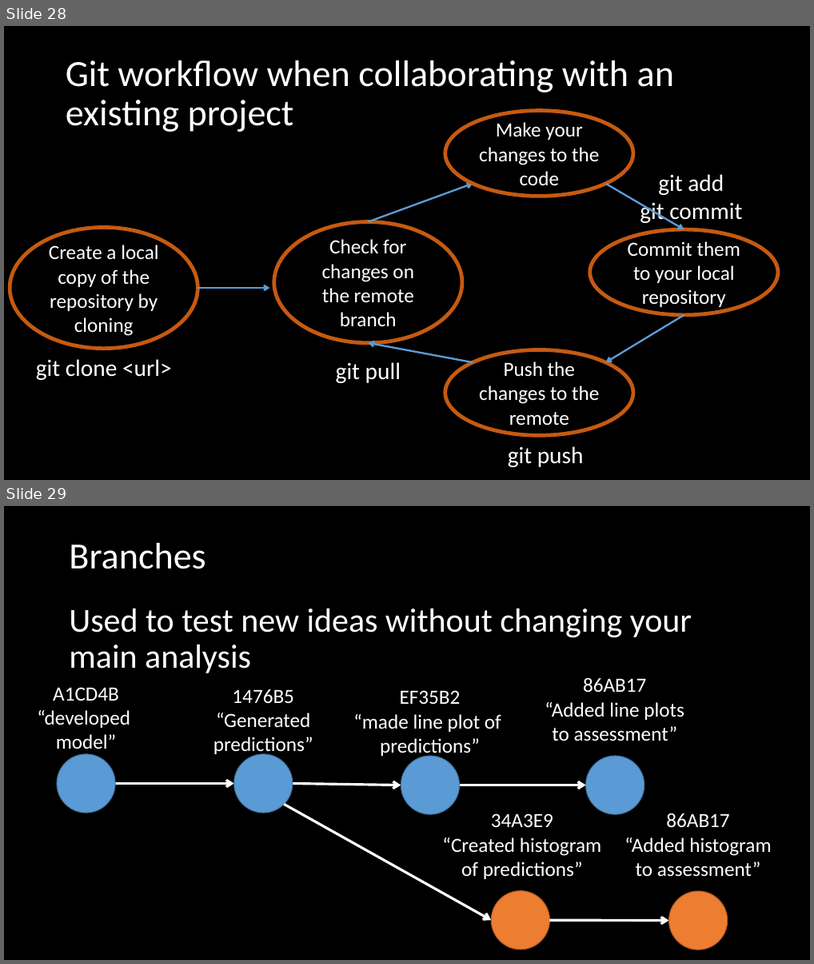
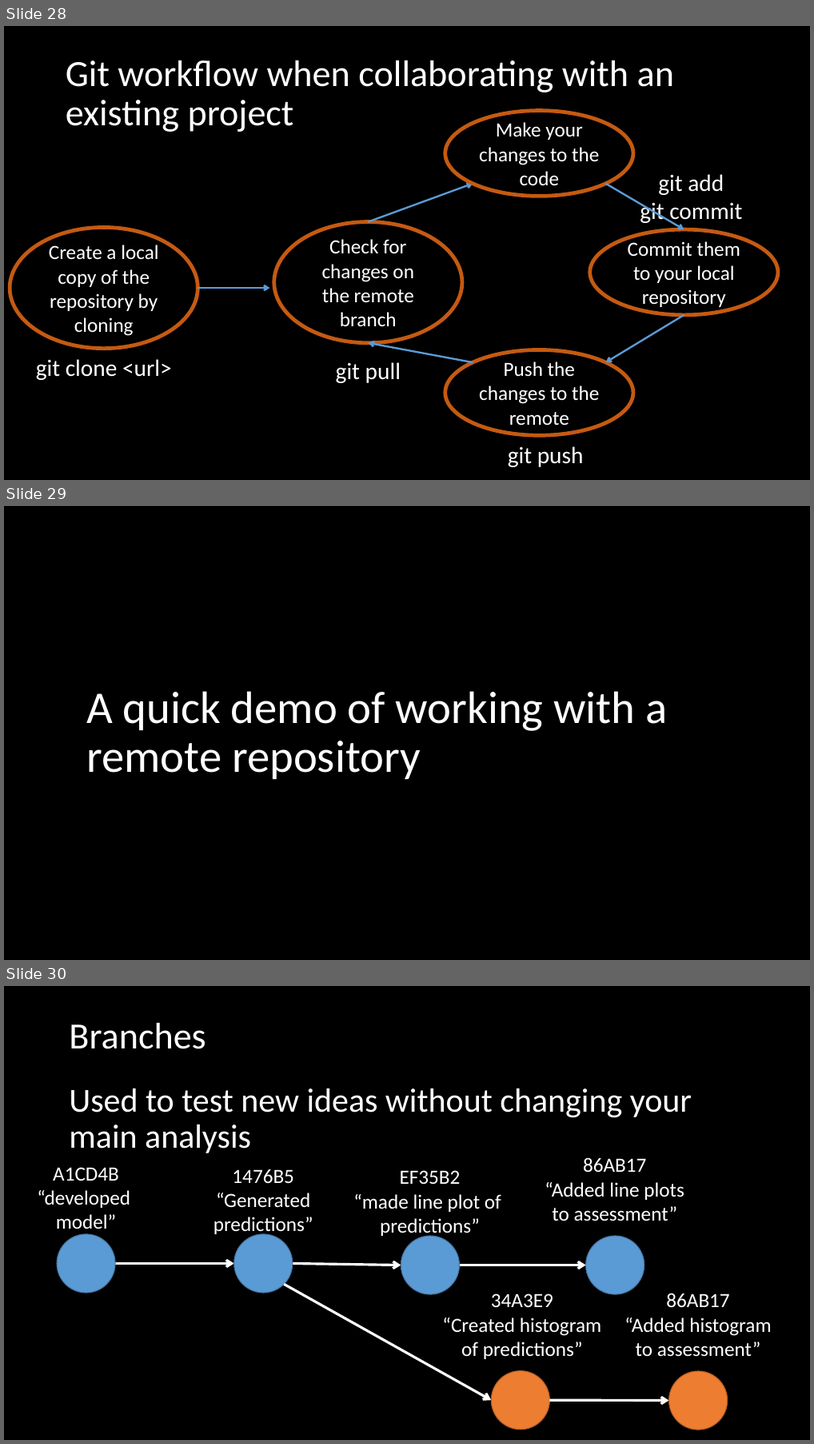
Before and after one commit to adsmithca/DFO_R_workshops, a slide deck: dfo_git_workshop/Using version control.pptx. Shown one above the other, each under a label of ours: slides 28 and 29 before the commit, slides 28, 29 and 30 after it. The pictures are 814x964 and 814x1444 pixels, drawn with LibreOffice and Linux fonts; fonts in the diff are those of the drawing. Boxes give left, top, right and bottom in pixels: in the first picture for what was removed or moved away, otherwise in the second. Text is boxed around its words. In the diff, an @@ line names an element or a change of style, - is before the commit and + after.

```diff
--- a/dfo_git_workshop/Using version control.pptx
+++ b/dfo_git_workshop/Using version control.pptx
@@ slide 29 added at box(4, 506, 810, 960), background #000000 @@
@@ title added at box(86, 691, 667, 779), 54 pt, text #FFFFFF @@
+A quick demo of working with a remote repository
@@ what was slide 29 is now slide 30 @@
```
Also in this commit, not shown: 1 slide changed.
